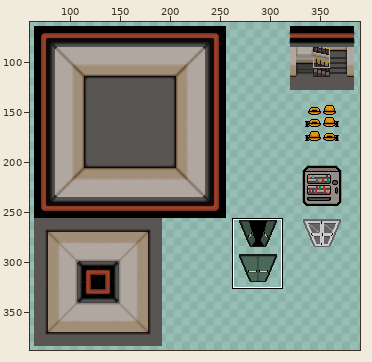
Sprite sheet: rooms/Hallway/hallway.png. Above, an overview of the earlier version with the close-up marked.
Close-up. As it was:
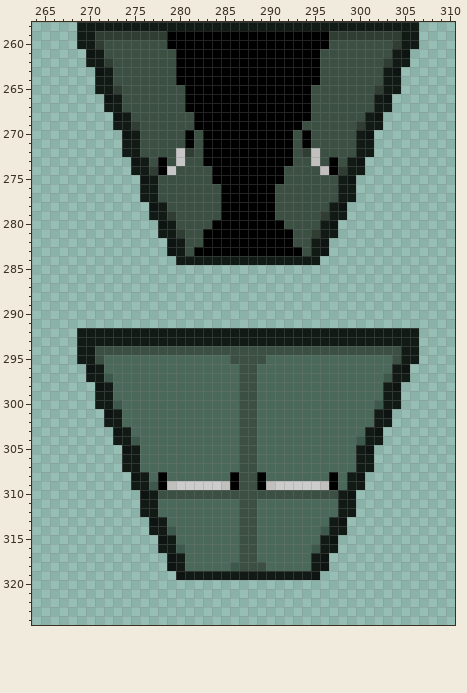
The file is 448x448 pixels. Pixels under 10% opacity are left out. Colours within 5 levels of each other are drawn and written as one. Shown: x 264..310, y 258..324. The wide view leaves out empty margins. The commit also changed other parts of the picture, which this record leaves out.
The result:
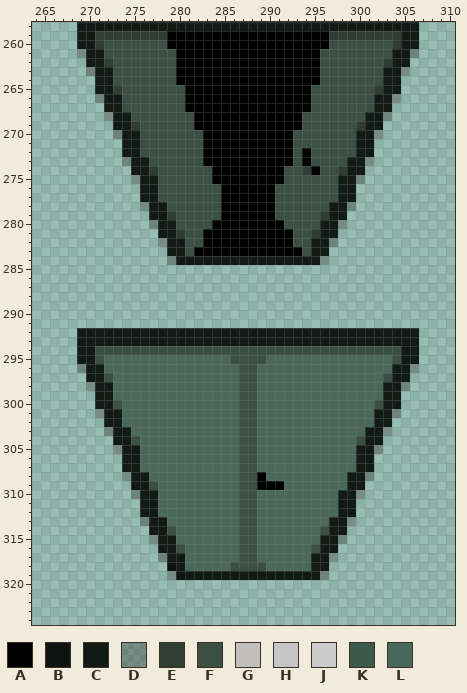
Palette (. is transparent): A #000000  B #0e1411  C #121a16  D #2b1a154d  E #2f3d32  F #3b5043  G #c2c0bf  H #c6c6c6  J #cccccc  K #3c594b  L #4a695a
The edit:
Colour E gives way to colour A in row 272 at x 294.
Colour F gives way to colour A in row 273 at x 294; in row 274 at x 295.
Colour G gives way to colour A in row 309 at x 290.
Colour J gives way to colour A in row 309 at x 291.
Colour B gives way to colour C in row 261 at x 270 and 305; in row 263 at x 271 and 304; in row 266 at x 272 and 303; in row 268 at x 273 and 302; in row 270 at x 274 and 301; in row 273 at x 275 and 300.
Colour B gives way to colour C in row 275 at x 276 and 299; in row 278 at x 277 and 298; in row 280 at x 278 and 297; in rows 282 to 283 at x 279 and 296; in row 296 at x 270 and 305; in row 298 at x 271 and 304.
Colour B gives way to colour C in row 301 at x 272 and 303; in row 303 at x 273 and 302; in row 305 at x 274 and 301; in row 308 at x 275 and 300; in row 310 at x 276 and 299; in row 313 at x 277 and 298.
Colour B gives way to colour C in row 315 at x 278 and 297; in row 317 at x 279 and 296; in row 318 at x 296; in row 319 at x 295.
The edit adds colour D in row 261 at x 269 and 306; in row 263 at x 270 and 305; in row 266 at x 271 and 304; in row 268 at x 272 and 303; in row 270 at x 273 and 302; in row 273 at x 274 and 301.
The edit adds colour D in row 275 at x 275 and 300; in row 278 at x 276 and 299; in row 280 at x 277 and 298; in row 282 at x 278 and 297; in row 284 at x 279 and 296; in row 296 at x 269 and 306.
The edit adds colour D in row 298 at x 270 and 305; in row 301 at x 271 and 304; in row 303 at x 272 and 303; in row 305 at x 273 and 302; in row 308 at x 274 and 301; in row 310 at x 275 and 300.
The edit adds colour D in row 313 at x 276 and 299; in row 315 at x 277 and 298; in row 317 at x 278 and 297; in row 319 at x 279 and 296.
Colour F gives way to colour E in row 274 at x 294.
Colour A gives way to colour F in row 268 at x 294; in rows 270 to 271 at x 281 and 294; in rows 273 to 274 at x 278 and 297.
Colour E gives way to colour F in row 272 at x 281.
Colour G gives way to colour F in rows 272 to 273 at x 295; in row 274 at x 296.
Colour H gives way to colour F in rows 272 to 273 at x 280; in row 274 at x 279.
Colour K gives way to colour F in row 297 at x 272 and 303; in row 300 at x 273 and 302; in row 304 at x 275 and 300; in row 309 at x 277; in row 314 at x 279 and 296; in row 316 at x 280 and 295.
Colour K gives way to colour F in row 318 at x 286.
Colour A gives way to colour L in rows 308 to 309 at x 278, 286 and 297.
Colour F gives way to colour L in row 310 at x 278 to 286 and 289 to 297.
Colour G gives way to colour L in row 309 at x 279, 285 and 296.
Colour J gives way to colour L in row 309 at x 280 to 284 and 292 to 295.
Where, in picture pixels (left, top, right, bottom), the same in both close-ups:
changed: (77, 49, 194, 265)
changed: (302, 49, 419, 265)
changed: (77, 364, 419, 580)
